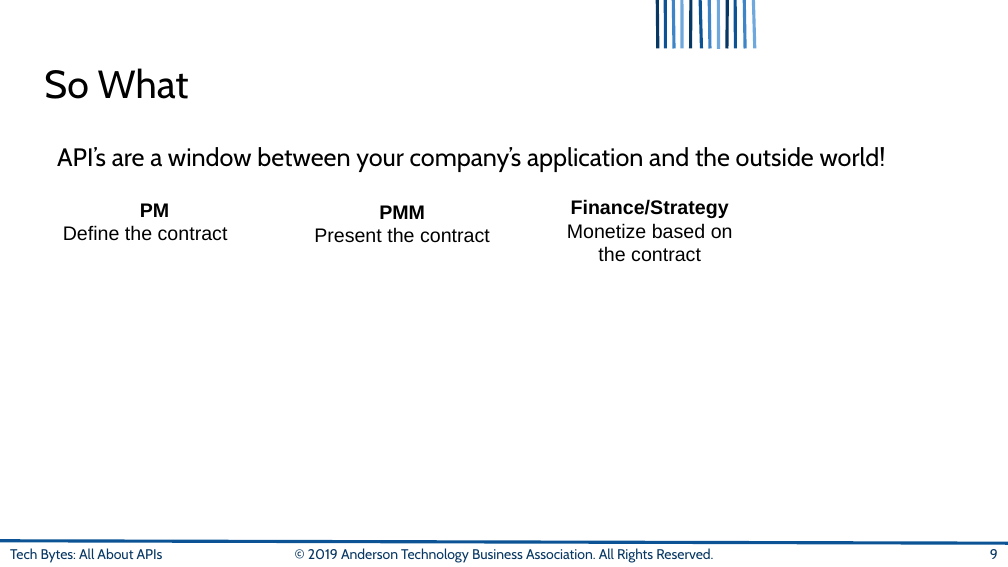
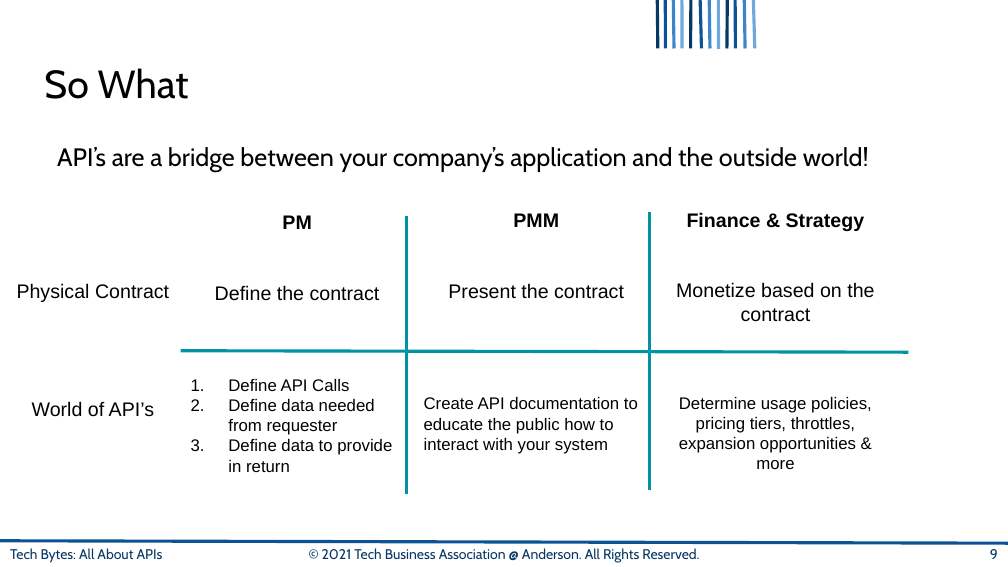
Before and after one commit to AnderTechClub/stock-market-wizard, a slide deck: slide 9 of intro-to-APIs.pptx. Drawn at 1008x567 pixels with LibreOffice and Linux fonts; fonts in the diff are those of the drawing; background and template pictures are left out. Boxes give left, top, right and bottom in pixels: in the first picture for what was removed or moved away, otherwise in the second. Text is boxed around its words. In the diff, an @@ line names an element or a change of style, - is before the commit and + after.

Commit message:
Final changes to Powerpoint.

```diff
--- a/intro-to-APIs.pptx
+++ b/intro-to-APIs.pptx
@@ text at (57, 147, 869, 173): text changed @@
-API’s are a window between your company’s application and the outside world!
+API’s are a bridge between your company’s application and the outside world!
@@ text "PM": place and size @@
-text "PM" at (63, 203, 228, 241)
+text "PM" at (215, 215, 392, 472)
@@ text "PMM": place and size @@
-text "PMM" at (314, 205, 490, 243)
+text "PMM" at (424, 213, 638, 454)
@@ text "Finance & Strategy": place and size @@
-text "Finance & Strategy" at (567, 199, 733, 262)
+text "Finance & Strategy" at (676, 212, 874, 469)
@@ line added from (406, 495) to (406, 217), #0094A3 2.25 pt @@
@@ line added from (650, 490) to (650, 212), #0094A3 2.25 pt @@
@@ text at (687, 212, 865, 231): text changed @@
-Finance/Strategy
+Finance & Strategy
@@ text added at (17, 283, 169, 417), 14 pt, text #000000 @@
+Physical Contract
+World of API’s
@@ text at (215, 285, 380, 301): alignment left to centre @@
@@ line added from (180, 351) to (908, 352), #0094A3 2.25 pt @@
@@ text at (228, 379, 392, 472): paragraphs added @@
+1. Define API Calls
+2. Define data needed from requester
+3. Define data to provide in return
@@ text at (424, 397, 638, 454): paragraph added @@
+Create API documentation to educate the public how to interact with your system
@@ text at (679, 397, 872, 469): paragraph added @@
+Determine usage policies, pricing tiers, throttles, expansion opportunities & more
@@ text at (322, 548, 699, 563): text changed @@
-© 2019 Anderson Technology Business Association. All Rights Reserved.
+© 2021 Tech Business Association @ Anderson. All Rights Reserved.
```
Also in this commit, not shown: 18 other slides changed, 1 slide added.
